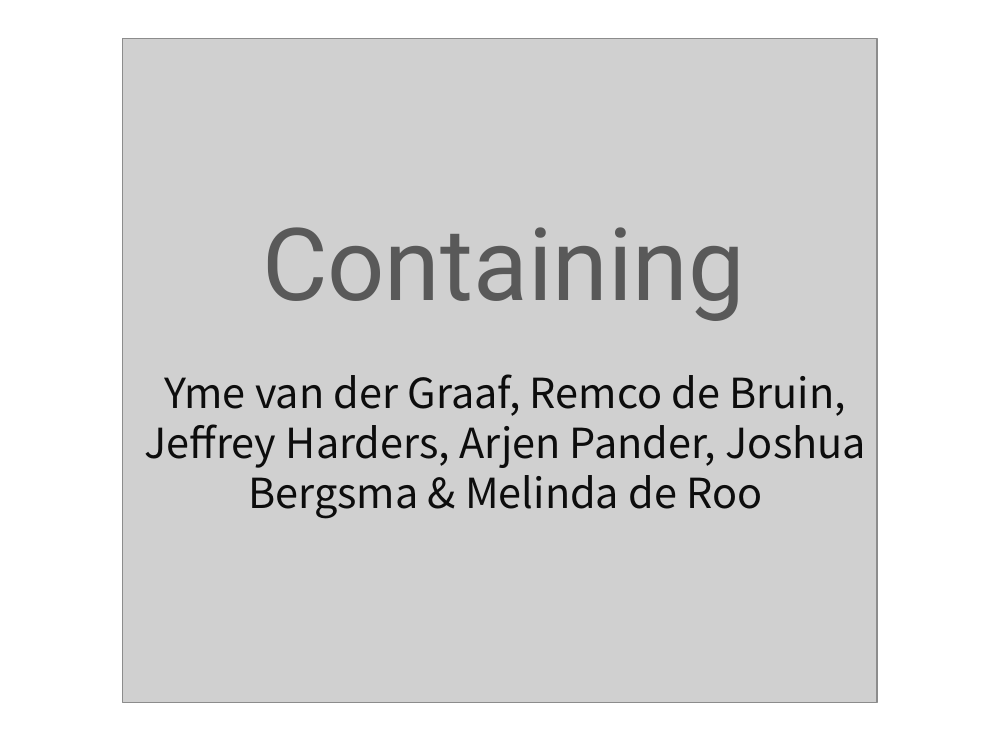
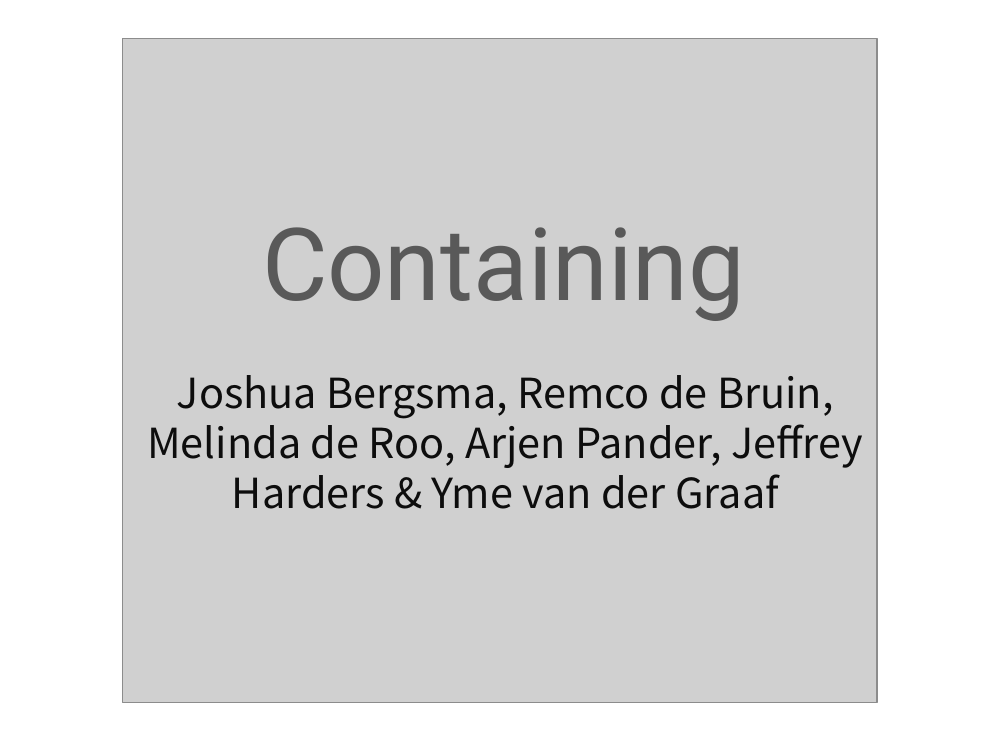
Before and after one commit to GRAAFYME/ContainingJ2P2P, a slide deck: slide 1 of Documentatie/Presentatie/ContainingPresentatie.pptx. Drawn at 1008x756 pixels with LibreOffice and Linux fonts; fonts in the diff are those of the drawing; grey boxes stand for pictures. Boxes give left, top, right and bottom in pixels: in the first picture for what was removed or moved away, otherwise in the second. Text is boxed around its words. In the diff, an @@ line names an element or a change of style, - is before the commit and + after.

```diff
--- a/Documentatie/Presentatie/ContainingPresentatie.pptx
+++ b/Documentatie/Presentatie/ContainingPresentatie.pptx
@@ subtitle at (147, 375, 863, 509): text changed @@
-Yme van der Graaf, Remco de Bruin, Jeffrey Harders, Arjen Pander, Joshua Bergsma & Melinda de Roo
+Joshua Bergsma, Remco de Bruin, Melinda de Roo, Arjen Pander, Jeffrey Harders & Yme van der Graaf
```
Also in this commit, not shown: 4 other slides changed, 1 slide added.
